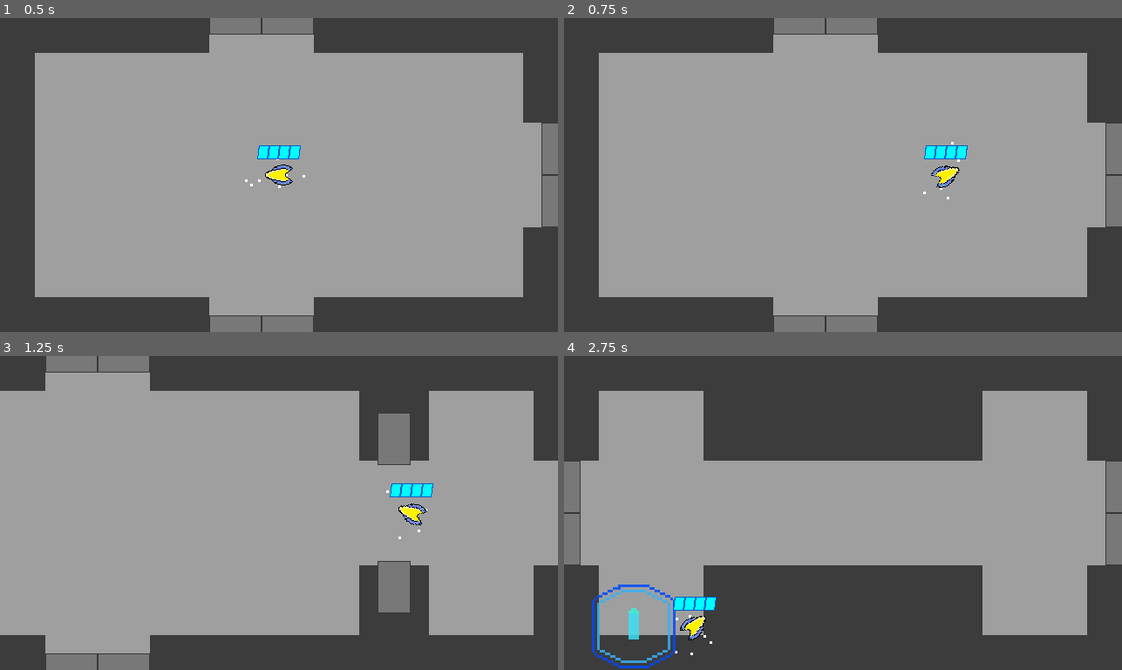
Above: before the commit, frames 1-4 (two rows, left to right).
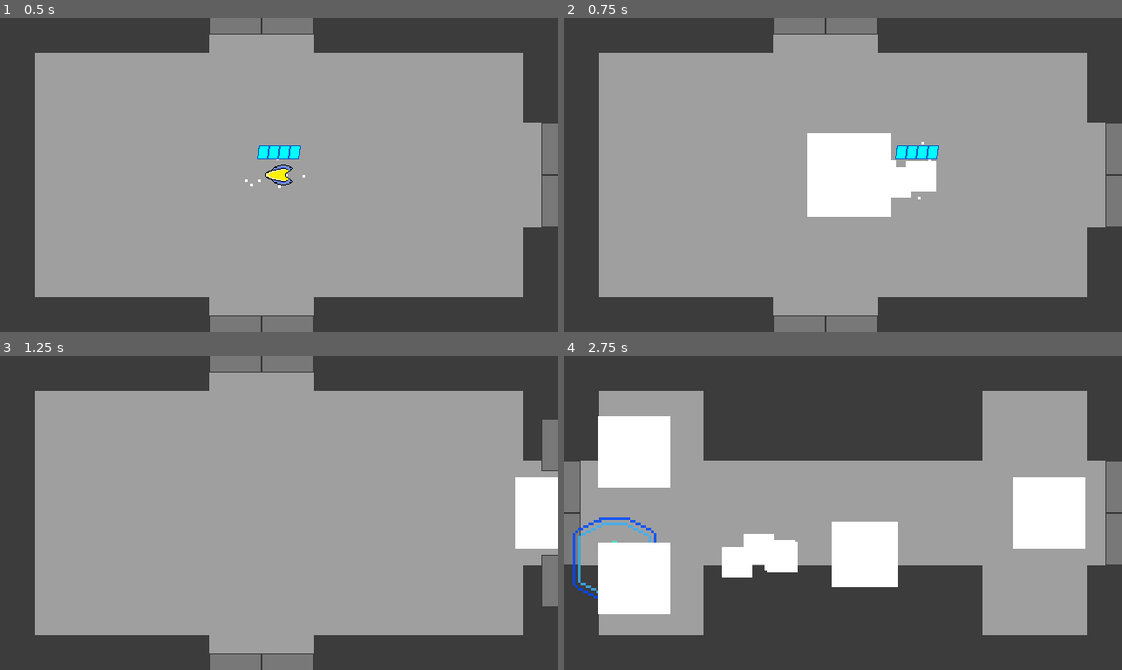
Above: after the commit, the same moments.

Repository: Nick98765432/Space-Blast
Game: Godot game, scene res://Levels/Level levels/group 1/Level 1-2.tscn
Same seed, same stepped clock (60 frames per second), same inputs: the game is played once before the commit and once after it. The engine's default icon, where the game draws it, is replaced by a stand-in: a white triangle on a blue panel in a dark square. Sound files missing from this copy of the repository are replaced by a short silence.
Inputs (mouse positions are in pixels of both pictures, inside the frame that each line leads up to):
- Up to frame 1 (0.5 s): no input
- Up to frame 2 (0.75 s): move the mouse to (965, 159) at 0.52 s; hold D (right) from 0.53 s (still down); tap Shift (dash) at 0.6 s
- Up to frame 3 (1.25 s): keep holding D (right); tap Space (parry) at 0.8 s
- Up to frame 4 (2.75 s): move the mouse to (731, 528) at 1.27 s; release D (right) at 1.28 s; hold S (down) 1.28-2.03 s; tap Space (parry) at 1.35 s; tap 1 (shot) at 1.55, 2.1 s; move the mouse to (898, 443) at 2.02 s; hold D (right) from 2.03 s (still down); tap Shift (dash) at 2.3 s

Frame 1 is identical in both runs. In frame 2, 5.6% of the frame differs, in the area x 43-73%, y 36-64%; in frame 3, 23%, in the area x 0-100%, y 0-100%; in frame 4, 14%.

Commit message:
fixed loading errors and finished dash
particles still need to be worked on

Diff:
--- a/Enemies/Components/attacks.gd
+++ b/Enemies/Components/attacks.gd
@@ -42,7 +42,8 @@
 						damageDone = true
 				else:
 					if not(damageDone):
-						i.damage(dashDamage)
+						if not i.isDashing:
+							i.damage(dashDamage)
 						damageDone = true
 
 			break
--- a/Enemies/attacks/enemy_energy_blast.gd
+++ b/Enemies/attacks/enemy_energy_blast.gd
@@ -44,15 +44,17 @@
 			#parriable
 			if body is Player:
 				if body.parry == false:
-					body.damage(damage)
-					queue_free()
+					if not body.isDashing:
+						body.damage(damage)
+						queue_free()
 			if not body.is_in_group("enemies"):
 				queue_free()
 		else:
 			#unparriable
 			if body is Player:
-				body.damage(damage)
-				queue_free()
+				if not body.isDashing:
+					body.damage(damage)
+					queue_free()
 			elif not body.is_in_group("enemies"):
 				queue_free()
 	if ifParried:
--- a/Levels/Level levels/group 1/Level 1-1.tscn
+++ b/Levels/Level levels/group 1/Level 1-1.tscn
@@ -15,7 +15,6 @@
 [ext_resource type="PackedScene" uid="uid://ca3yhjtp63qow" path="res://Levels/LevelBuilderStuff/Scenes/spawners/projGuySpawner.tscn" id="13_4tytm"]
 [ext_resource type="PackedScene" uid="uid://ly8tu4r8ls8n" path="res://Levels/LevelBuilderStuff/Scenes/spawners/scatterShotGuySpawner.tscn" id="14_0h4vs"]
 [ext_resource type="PackedScene" uid="uid://c6nybe6m7akgp" path="res://Levels/LevelBuilderStuff/Scenes/useful stuff/level format/LevelEnd.tscn" id="15_8ggu1"]
-[ext_resource type="PackedScene" uid="uid://c4hpuj7u71hah" path="res://Levels/Level levels/group 1/Level 1-2.tscn" id="16_5f4f7"]
 
 [sub_resource type="NavigationPolygon" id="NavigationPolygon_2f3ce"]
 vertices = PackedVector2Array(20, 20, -20, 20, -20, -20, 20, -20)
@@ -272,6 +271,5 @@
 [node name="LevelEnd" parent="Enemies" instance=ExtResource("15_8ggu1")]
 position = Vector2(1620, 360)
 rotation = 1.57079
-next_level = ExtResource("16_5f4f7")
 
 [connection signal="finished" from="Intro" to="Intro" method="_on_finished"]
--- a/Levels/Level levels/group 1/Level 1-2.tscn
+++ b/Levels/Level levels/group 1/Level 1-2.tscn
@@ -15,7 +15,6 @@
 [ext_resource type="PackedScene" uid="uid://ly8tu4r8ls8n" path="res://Levels/LevelBuilderStuff/Scenes/spawners/scatterShotGuySpawner.tscn" id="13_62usk"]
 [ext_resource type="PackedScene" uid="uid://s5rskgpj4mpd" path="res://Levels/LevelBuilderStuff/Scenes/useful stuff/doorStuff/RedKey.tscn" id="13_jy7xd"]
 [ext_resource type="PackedScene" uid="uid://c6nybe6m7akgp" path="res://Levels/LevelBuilderStuff/Scenes/useful stuff/level format/LevelEnd.tscn" id="15_pab3f"]
-[ext_resource type="PackedScene" uid="uid://bxxwp0jnp4mca" path="res://Levels/Level levels/group 1/Level 1-1.tscn" id="16_p6gmj"]
 
 [sub_resource type="NavigationPolygon" id="NavigationPolygon_2f3ce"]
 vertices = PackedVector2Array(20, 20, -20, 20, -20, -20, 20, -20)
@@ -232,4 +231,3 @@
 [node name="LevelEnd" parent="Enemies" instance=ExtResource("15_pab3f")]
 position = Vector2(300, 720)
 rotation = -1.57079
-next_level = ExtResource("16_p6gmj")
--- a/Levels/Level levels/node_2d.tscn
+++ b/Levels/Level levels/node_2d.tscn
@@ -18,6 +18,7 @@
 [ext_resource type="PackedScene" uid="uid://ly8tu4r8ls8n" path="res://Levels/LevelBuilderStuff/Scenes/spawners/scatterShotGuySpawner.tscn" id="15_w1io5"]
 [ext_resource type="PackedScene" uid="uid://ca3yhjtp63qow" path="res://Levels/LevelBuilderStuff/Scenes/spawners/projGuySpawner.tscn" id="16_g7p25"]
 [ext_resource type="PackedScene" uid="uid://chgxv86w7uwq3" path="res://Levels/LevelBuilderStuff/Scenes/spawners/dashGuySpawner.tscn" id="18_ujo0w"]
+[ext_resource type="PackedScene" uid="uid://c0tlo2ft5d445" path="res://Levels/LevelBuilderStuff/Scenes/spawners/GunManSpawner.tscn" id="19_acgaw"]
 
 [sub_resource type="NavigationPolygon" id="NavigationPolygon_3rxq0"]
 vertices = PackedVector2Array(25, 25, -25, 25, -25, -25, 25, -25)
@@ -75,7 +76,7 @@
 player = NodePath("../Player")
 
 [node name="Player" parent="." groups=["player"] instance=ExtResource("1_re1we")]
-position = Vector2(162, 169)
+position = Vector2(-555, 203)
 
 [node name="RoomGate" parent="." node_paths=PackedStringArray("player") instance=ExtResource("6_58jge")]
 position = Vector2(637, 162)
@@ -163,4 +164,8 @@
 [node name="DashGuySpawner" parent="Enemies/Room 2/Wave 3" instance=ExtResource("18_ujo0w")]
 position = Vector2(937, 271)
 
+[node name="GunManSpawner" parent="." node_paths=PackedStringArray("player") instance=ExtResource("19_acgaw")]
+position = Vector2(-279, 217)
+player = NodePath("../Player")
+
 [connection signal="finished" from="Intro" to="Intro" method="_on_finished"]
--- a/Player/energy_blast_player.gd
+++ b/Player/energy_blast_player.gd
@@ -5,6 +5,10 @@
 var type = 1
 var damageMult: float
 
+func _ready() -> void:
+	if type == 2:
+		await get_tree().create_timer(0.12).timeout
+		queue_free()
 func _physics_process(delta: float) -> void:
 	global_position += transform.x.normalized() * speed * delta
 
--- a/Player/player.gd
+++ b/Player/player.gd
@@ -29,7 +29,7 @@
 var isDashing: bool = false
 var dashAgain: bool = true
 var dashDir: Vector2
-var dashSpeed = 50000
+var dashSpeed = 35000
 var direction: float
 var current: Vector2
 var keycards: Array = []
@@ -54,6 +54,9 @@
 @onready var parry_sfx: AudioStreamPlayer = $Sounds/parrySFX
 @onready var dash_cool: Timer = $dashCool
 @onready var dash_part: GPUParticles2D = $dashPart
+@onready var dash_part_2: GPUParticles2D = $dashPart2
+@onready var dash_part_3: GPUParticles2D = $dashPart3
+
 
 
 
@@ -259,18 +262,13 @@
 			dashDir = dir
 		else:
 			dashDir = Vector2(1, 0)
-		dash_part.rotation = dashDir.angle()
-		print(rad_to_deg(dashDir.angle()))
-		dash_part.process_material.angle_min = -(rad_to_deg(dashDir.angle()))
-		dash_part.process_material.angle_max = -(rad_to_deg(dashDir.angle()))
-		dash_part.process_material.angle_min += 90
-		var newGrav = Vector2(dash_part.process_material.gravity.x, dash_part.process_material.gravity.y).rotated((dashDir.angle()))
-		dash_part.process_material.gravity.x = round(newGrav.x)
-		dash_part.process_material.gravity.y = round(newGrav.y)
-		print(dash_part.process_material.gravity)
+		dashes -= 1
 		dash_part.restart()
-		dashes -= 1
-		await get_tree().create_timer(0.15).timeout
+		player_sprite.hide()
+		dash_part_3.restart()
+		await get_tree().create_timer(0.3).timeout
+		dash_part_2.restart()
+		player_sprite.show()
 		isDashing = false
 		if dashes <= 0:
 			dashAgain = false
@@ -278,9 +276,10 @@
 			dash_cool.start()
 
 
+
 func _on_dash_cool_timeout() -> void:
-	dashes += 1
 	if dashes < 2:
+		dashes += 1
 		dash_cool.start()
 	else:
 		dashAgain = true
--- a/Player/player.tscn
+++ b/Player/player.tscn
@@ -78,27 +78,34 @@
 scale_curve = SubResource("CurveTexture_rqvid")
 alpha_curve = SubResource("CurveTexture_pw55s")
 
-[sub_resource type="Curve" id="Curve_assay"]
-min_value = -1.0
-_data = [Vector2(0, -1), 0.0, 0.0, 0, 0, Vector2(1, 1), 0.0, 0.0, 0, 0]
-point_count = 2
-
-[sub_resource type="CurveTexture" id="CurveTexture_a2urp"]
-curve = SubResource("Curve_assay")
-
-[sub_resource type="ParticleProcessMaterial" id="ParticleProcessMaterial_4s8t2"]
-particle_flag_disable_z = true
-inherit_velocity_ratio = 1.0
-spread = 0.0
-initial_velocity_min = 700.0
-initial_velocity_max = 700.0
-gravity = Vector3(-980, 0, 0)
-damping_min = 34.848
-damping_max = 34.848
-color = Color(1, 1, 1, 0.835294)
-hue_variation_min = -1.0
-hue_variation_max = 1.0
-hue_variation_curve = SubResource("CurveTexture_a2urp")
+[sub_resource type="Curve" id="Curve_6248k"]
+_data = [Vector2(0.0211268, 0.553903), 0.0, 0.0, 0, 0, Vector2(0.542253, 1), 0.0, 0.0, 0, 0, Vector2(1, 0), 0.0, 0.0, 0, 0]
+point_count = 3
+
+[sub_resource type="CurveTexture" id="CurveTexture_e81nx"]
+curve = SubResource("Curve_6248k")
+
+[sub_resource type="ParticleProcessMaterial" id="ParticleProcessMaterial_psvp7"]
+particle_flag_disable_z = true
+gravity = Vector3(0, 0, 0)
+scale_min = 100.0
+scale_max = 100.0
+scale_curve = SubResource("CurveTexture_e81nx")
+
+[sub_resource type="ParticleProcessMaterial" id="ParticleProcessMaterial_r5i1a"]
+particle_flag_disable_z = true
+gravity = Vector3(0, 0, 0)
+scale_min = 100.0
+scale_max = 100.0
+scale_curve = SubResource("CurveTexture_e81nx")
+
+[sub_resource type="ParticleProcessMaterial" id="ParticleProcessMaterial_iygcf"]
+particle_flag_disable_z = true
+emission_shape = 1
+emission_sphere_radius = 35.0
+gravity = Vector3(0, 0, 0)
+scale_min = 35.0
+scale_max = 35.0
 
 [sub_resource type="CanvasItemMaterial" id="CanvasItemMaterial_xwsg4"]
 particles_animation = true
@@ -185,16 +192,30 @@
 one_shot = true
 
 [node name="dashPart" type="GPUParticles2D" parent="."]
-visible = false
 top_level = true
 z_index = 2
 emitting = false
 amount = 4
-process_material = SubResource("ParticleProcessMaterial_4s8t2")
-texture = ExtResource("2_srdbb")
+process_material = SubResource("ParticleProcessMaterial_psvp7")
 lifetime = 0.3
 one_shot = true
 explosiveness = 0.35
+
+[node name="dashPart2" type="GPUParticles2D" parent="."]
+z_index = 2
+emitting = false
+amount = 1
+process_material = SubResource("ParticleProcessMaterial_r5i1a")
+lifetime = 0.5
+one_shot = true
+local_coords = true
+
+[node name="dashPart3" type="GPUParticles2D" parent="."]
+z_index = 2
+emitting = false
+process_material = SubResource("ParticleProcessMaterial_iygcf")
+lifetime = 0.3
+one_shot = true
 
 [node name="Player sprite" type="Sprite2D" parent="."]
 modulate = Color(1.1, 1, 1, 1)
@@ -246,6 +267,8 @@
 one_shot = true
 
 [node name="dashCool" type="Timer" parent="."]
+wait_time = 0.75
+one_shot = true
 
 [node name="HealthBar" type="TextureProgressBar" parent="."]
 anchors_preset = 8
Not shown: 2 places in Enemies/Components/particles.tscn that only renumber resources
Not shown: 1 places in Levels/Level levels/group 1/Level 1-1.tscn that only renumber resources
Not shown: 1 places in Levels/Level levels/group 1/Level 1-2.tscn that only renumber resources
Not shown: 1 places in Levels/Level levels/node_2d.tscn that only renumber resources
Not shown: 1 places in Player/player.tscn that only renumber resources
